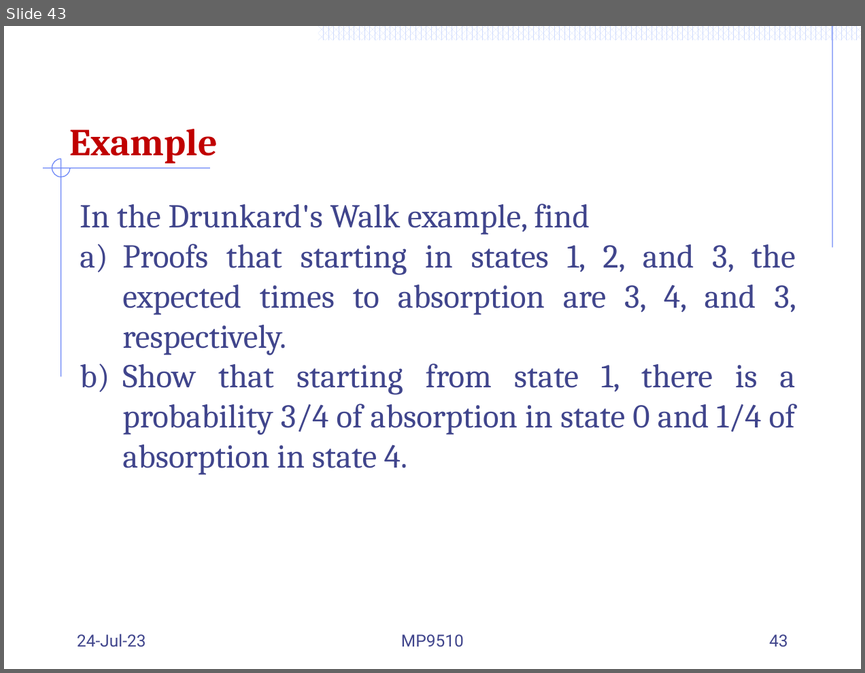
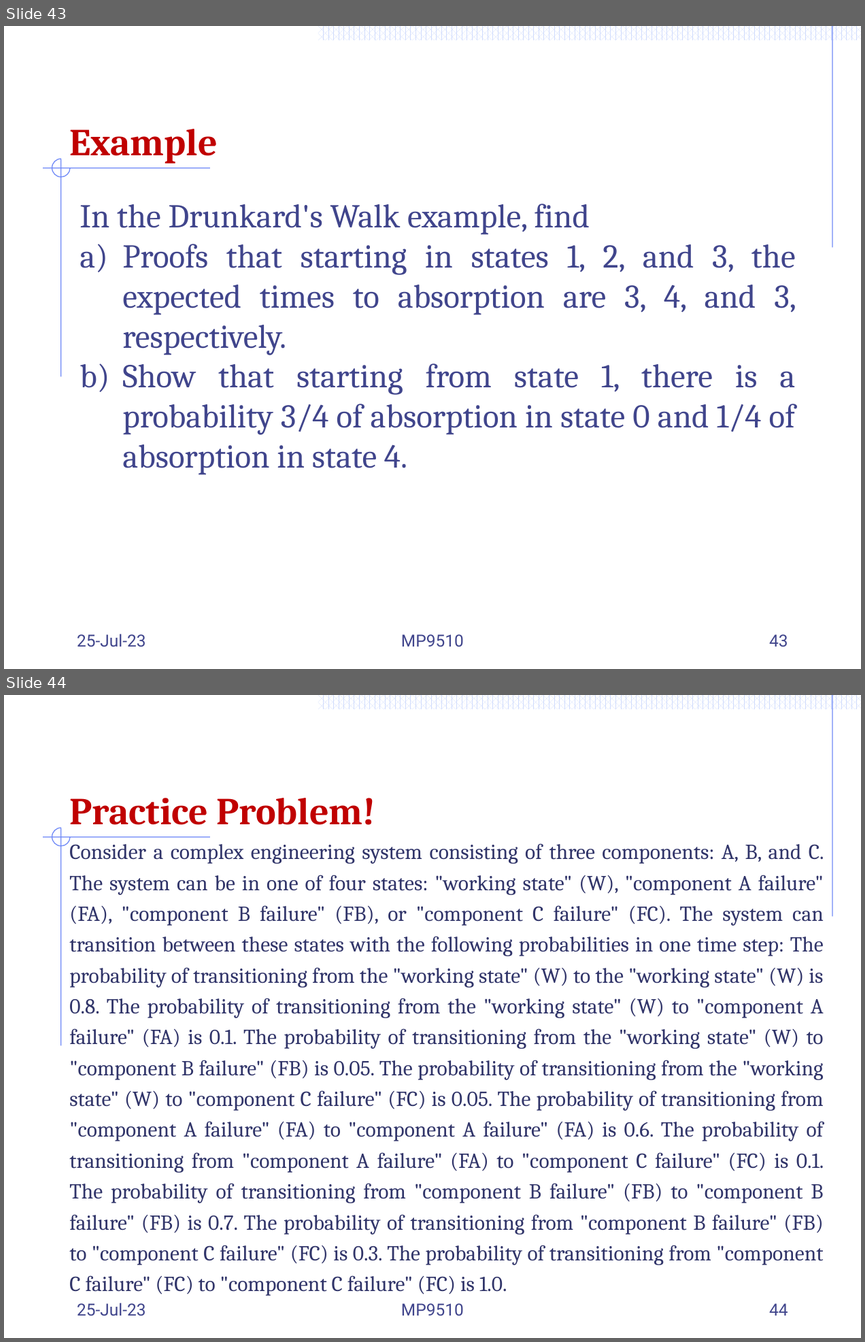
Before and after one commit to Mayooran1987/MC9510, a slide deck: Lect_3_Markov process.pptx. Shown one above the other, each under a label of ours: slide 43 before the commit, slides 43 and 44 after it. The pictures are 865x673 and 865x1342 pixels, drawn with LibreOffice and Linux fonts; fonts in the diff are those of the drawing. Boxes give left, top, right and bottom in pixels: in the first picture for what was removed or moved away, otherwise in the second. Text is boxed around its words. In the diff, an @@ line names an element or a change of style, - is before the commit and + after.

```diff
--- a/Lect_3_Markov process.pptx
+++ b/Lect_3_Markov process.pptx
@@ slide 44 added at [4,695,861,1338], background #FFFFFF; not listed: 56 template elements that a slide beside it also shows @@
@@ text added at [69,798,375,825], 32 pt, text #C00000, bold @@
+Practice Problem!
@@ text added at [69,840,824,1295], 18 pt, text #303469 @@
+Consider a complex engineering system consisting of three components: A, B, and C. The system can be in one of four states: "working state" (W), "component A failure" (FA), "component B failure" (FB), or "component C failure" (FC). The system can transition between these states with the following probabilities in one time step: The probability of transitioning from the "working state" (W) to the "working state" (W) is 0.8. The probability of transitioning from the "working state" (W) to "component A failure" (FA) is 0.1. The probability of transitioning from the "working state" (W) to "component B failure" (FB) is 0.05. The probability of transitioning from the "working state" (W) to "component C failure" (FC) is 0.05. The probability of transitioning from "component A failure" (FA) to "component A failure" (FA) is 0.6. The probability of transitioning from "component A failure" (FA) to "component C failure" (FC) is 0.1. The probability of transitioning from "component B failure" (FB) to "component B failure" (FB) is 0.7. The probability of transitioning from "component B failure" (FB) to "component C failure" (FC) is 0.3. The probability of transitioning from "component C failure" (FC) to "component C failure" (FC) is 1.0.
@@ text added at [77,1302,146,1316], 14 pt, text #40458C @@
+25-Jul-23
@@ text added at [401,1303,464,1316], 14 pt, text #40458C @@
+MP9510
@@ page number added at [769,1303,788,1315], 14 pt, text #40458C @@
+44
@@ slide 43 changed as well @@
@@ text at [77,633,146,647]: text changed @@
-24-Jul-23
+25-Jul-23
```
Also in this commit, not shown: 20 other slides changed, 5 other slides added.
